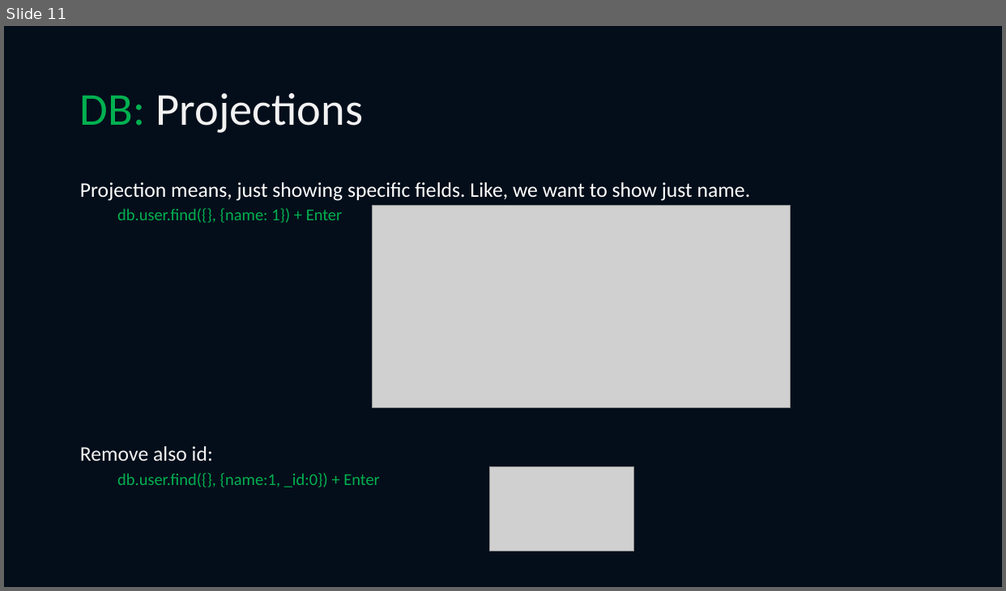
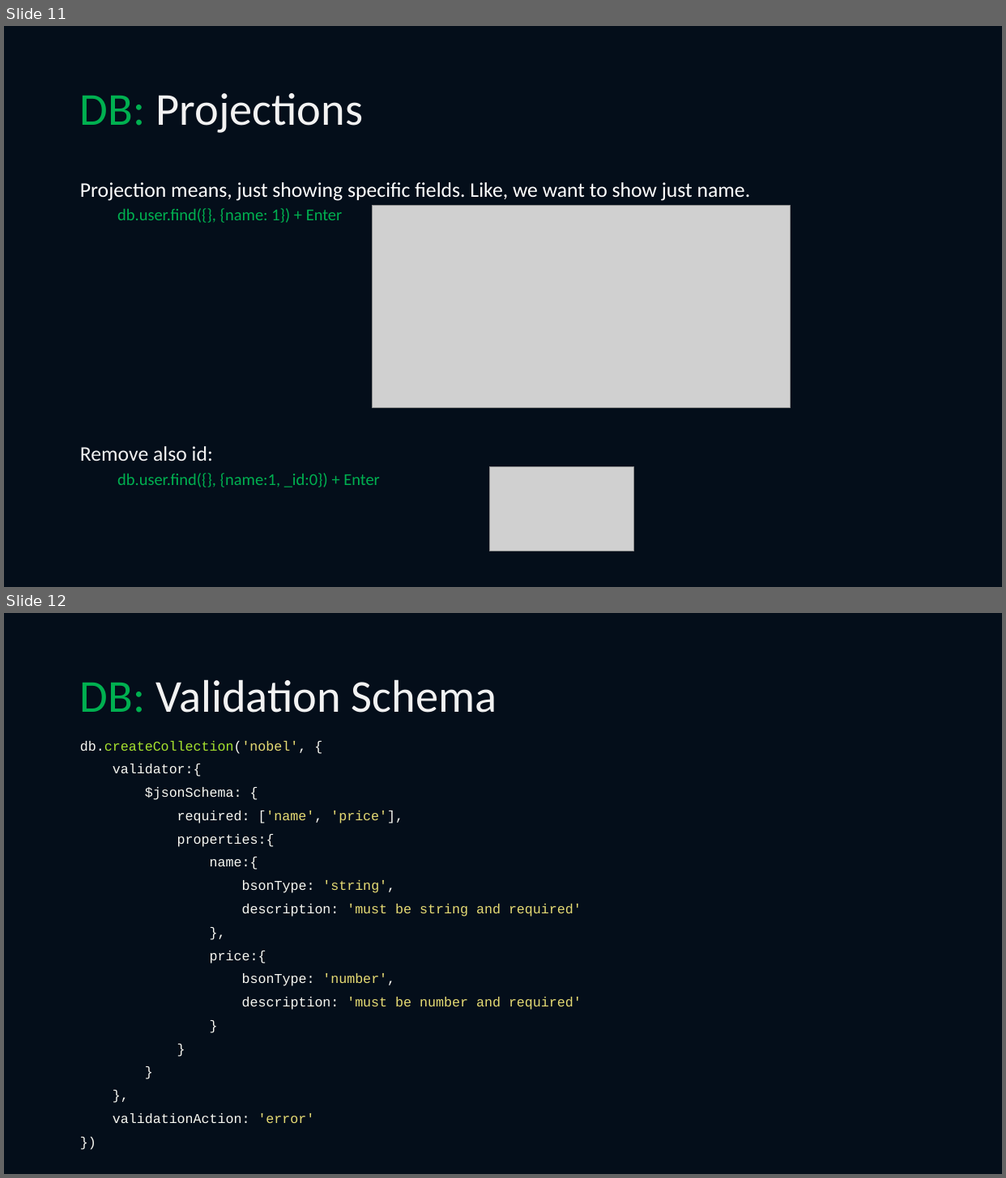
Before and after one commit to noyon674/MongoDB-Tutorial, a slide deck: MongoDB.pptx. Shown one above the other, each under a label of ours: slide 11 before the commit, slides 11 and 12 after it. The pictures are 1006x591 and 1006x1178 pixels, drawn with LibreOffice and Linux fonts; fonts in the diff are those of the drawing; grey boxes stand for pictures. Boxes give left, top, right and bottom in pixels: in the first picture for what was removed or moved away, otherwise in the second. Text is boxed around its words. In the diff, an @@ line names an element or a change of style, - is before the commit and + after.

Commit message:
schema validation done

```diff
--- a/MongoDB.pptx
+++ b/MongoDB.pptx
@@ slide 12 added at box(4, 613, 1002, 1174), background #040E1A @@
@@ title added at box(80, 679, 497, 713), 44 pt, text #F2F2F2 @@
+DB: Validation Schema
@@ text added at box(80, 741, 582, 1124), 12.9 pt, text #F8F8F2 @@
+db.createCollection('nobel', {
+validator:{
+$jsonSchema: {
+required: ['name', 'price'],
+properties:{
+name:{
+bsonType: 'string',
+description: 'must be string and required'
+},
+price:{
+bsonType: 'number',
+description: 'must be number and required'
+}
+}
+}
+},
+validationAction: 'error'
+})
```
Also in this commit, not shown: 1 other slide added, 1 slide removed, 1 other file.
